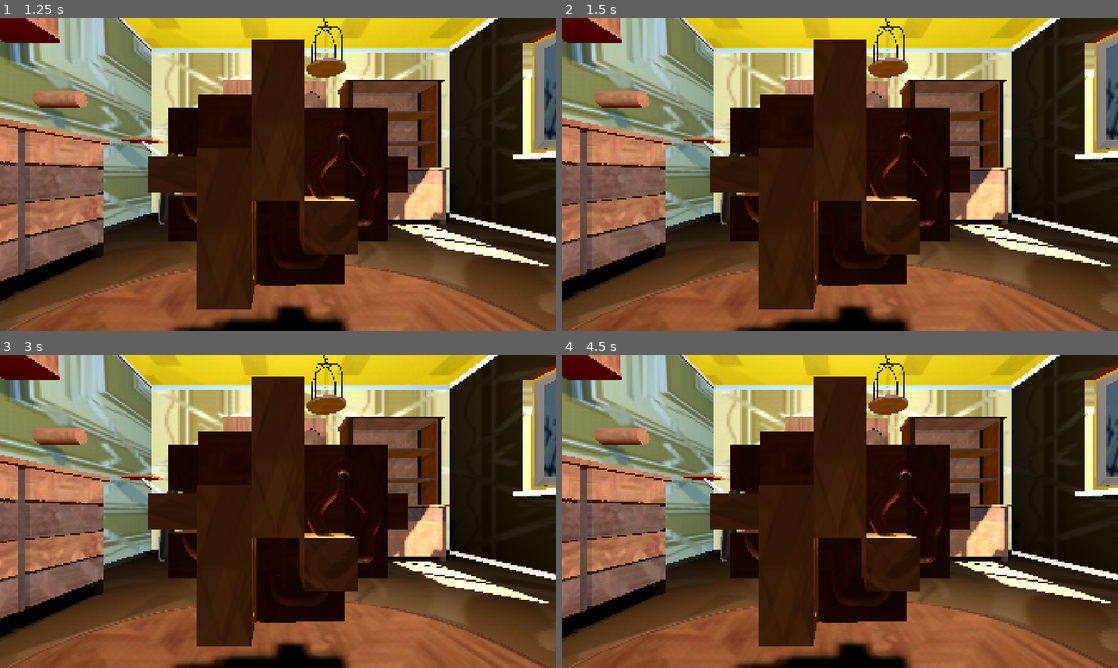
Above: before the commit, frames 1-4 (two rows, left to right).
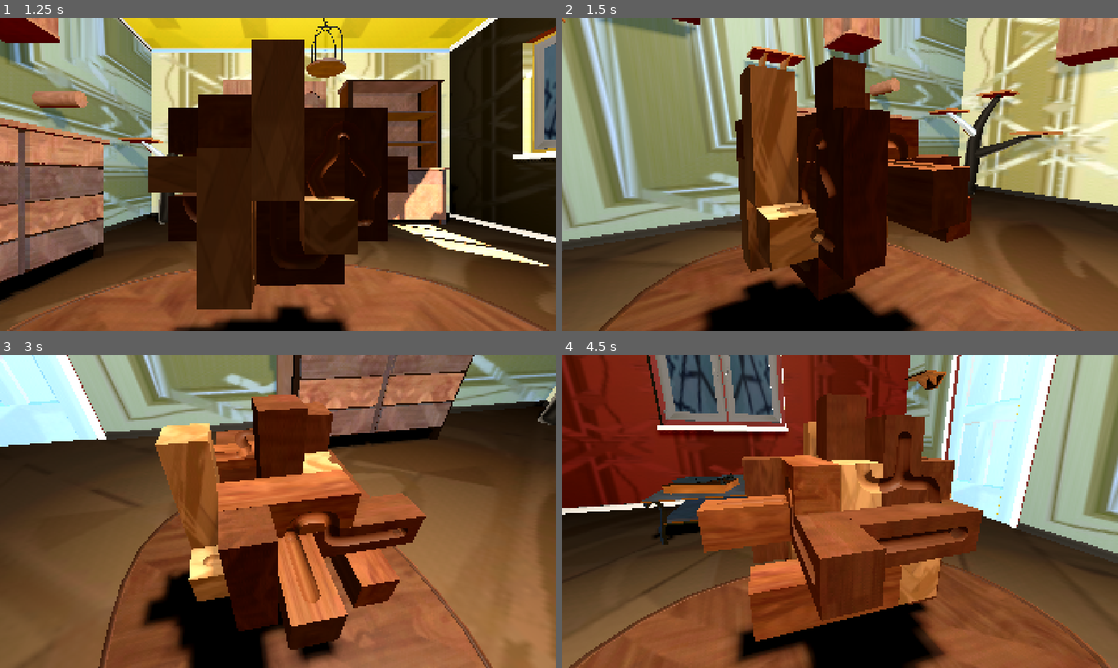
Above: after the commit, the same moments.

Repository: henpemaz/Marble-Maze
Game: Godot game, scene res://Game/Levels/game.tscn
The game is run twice, just before and just after one commit, with the same random seed, the same clock (stepped at 60 frames per second) and the same inputs. This scene is started directly instead of the project's main scene.
Inputs (mouse positions are in pixels of both pictures, inside the frame that each line leads up to):
- Up to frame 1 (1.25 s): tap Enter (ui_accept) at 0.5, 0.77 s; move the mouse to (400, 158) at 0.52 s; hold Right mouse button (pan_camera, bound only after the commit) from 0.53 s (still down); click (400, 158) at 0.8 s
- Up to frame 2 (1.5 s): tap Enter (ui_accept) at 1.25 s; move the mouse to (728, 190) at 1.27 s; release Right mouse button (pan_camera, bound only after the commit) at 1.28 s; click (728, 190) at 1.35 s
- Up to frame 3 (3 s): tap Enter (ui_accept) at 1.52, 2, 2.75 s; right-click (166, 527) at 1.55 s; move the mouse to (333, 442) at 2.02 s; hold Right mouse button (pan_camera, bound only after the commit) 2.03-2.78 s; click (333, 442) at 2.3 s; move the mouse to (250, 574) at 2.77 s; click (250, 574) at 2.85 s
- Up to frame 4 (4.5 s): tap Enter (ui_accept) at 3.02, 3.5, 3.77, 4.25 s; right-click (812, 574) at 3.05 s; move the mouse to (1006, 558) at 3.52 s; hold Right mouse button (pan_camera, bound only after the commit) 3.53-4.28 s; click (1006, 558) at 3.8 s; move the mouse to (673, 464) at 4.27 s; click (673, 464) at 4.35 s

Frame 1 is identical in both runs. In frame 2, 73% of the frame differs, in the area x 0-100%, y 0-100%; in frame 3, 84%; in frame 4, 88%.

Commit message:
Controls

Diff:
--- /dev/null
+++ b/marble-maze/Game/Levels/controls.gd
@@ -0,0 +1,33 @@
+extends Node3D
+
+@onready var puzzle: AnimatableBody3D = $Puzzle
+@onready var camera_pivot: Node3D = $CameraPivot
+
+@export var cam_speed := 0.02
+@export var puzzle_speed := 0.02
+
+@export_range(-90, 0, 0.1, "radians_as_degrees") var cam_pitch_min := 0.0
+@export_range(0, 90, 0.1, "radians_as_degrees") var cam_pitch_max := 0.0
+
+var puzzle_motion:Vector2
+var camera_motion:Vector2
+
+func _input(event: InputEvent) -> void:
+	if event is InputEventMouseMotion:
+		if Input.is_action_pressed("pan_camera"):
+			camera_motion -= event.screen_relative
+		if Input.is_action_pressed("pan_puzzle"):
+			puzzle_motion += event.screen_relative
+
+func _process(delta: float) -> void:
+	camera_pivot.rotation.x = clampf(camera_pivot.rotation.x + camera_motion.y * cam_speed, cam_pitch_min,cam_pitch_max)
+	camera_pivot.rotation.y += camera_motion.x * cam_speed
+	camera_motion = Vector2.ZERO
+
+func _physics_process(delta: float) -> void:
+	var change := Basis()
+	change = change.rotated(Vector3.RIGHT, puzzle_motion.y * puzzle_speed)
+	change = change.rotated(Vector3.UP, puzzle_motion.x * puzzle_speed)
+	change = camera_pivot.transform.basis * change * camera_pivot.transform.basis.inverse()
+	puzzle.transform.basis = change * puzzle.transform.basis
+	puzzle_motion = Vector2.ZERO
--- a/marble-maze/Game/Levels/game.tscn
+++ b/marble-maze/Game/Levels/game.tscn
@@ -3,6 +3,7 @@
 [ext_resource type="Script" uid="uid://cngd0s8xa651l" path="res://Game/Levels/game.gd" id="1_ejc32"]
 [ext_resource type="PackedScene" uid="uid://dnb3wx7gvo0lo" path="res://Game/Levels/environment.tscn" id="2_uio3x"]
 [ext_resource type="PackedScene" uid="uid://cv1oi67xgy7yt" path="res://Game/Levels/puzzle.tscn" id="3_uio3x"]
+[ext_resource type="Script" uid="uid://c7mdqsbx7qw2s" path="res://Game/Levels/controls.gd" id="4_mt08e"]
 [ext_resource type="LightmapGIData" uid="uid://dxvd1n8rt7l77" path="res://Game/Levels/game.lmbake" id="4_odbtj"]
 [ext_resource type="Script" uid="uid://cxyftya0q4lhn" path="res://addons/MenuTree/menu_tree.gd" id="5_jycte"]
 [ext_resource type="Script" uid="uid://bm66hhlsb7ib2" path="res://addons/MenuTree/navigation_button.gd" id="6_ev4ff"]
@@ -164,19 +165,23 @@
 
 [node name="house" parent="Gameplay" unique_id=1409814169 instance=ExtResource("2_uio3x")]
 
-[node name="Pivot" type="Node3D" parent="Gameplay" unique_id=29022451]
+[node name="Controls" type="Node3D" parent="Gameplay" unique_id=29022451]
 transform = Transform3D(1, 0, 0, 0, 1, 0, 0, 0, 1, -0.32842276, 0.62387425, 0.27413657)
-
-[node name="Puzzle" parent="Gameplay/Pivot" unique_id=1051238040 instance=ExtResource("3_uio3x")]
-
-[node name="Camera3D" type="Camera3D" parent="Gameplay/Pivot" unique_id=656062]
+script = ExtResource("4_mt08e")
+cam_speed = 0.003
+puzzle_speed = 0.003
+cam_pitch_min = -1.4049900478554354
+cam_pitch_max = 1.213003830136059
+
+[node name="Puzzle" parent="Gameplay/Controls" unique_id=1051238040 instance=ExtResource("3_uio3x")]
+
+[node name="CameraPivot" type="Node3D" parent="Gameplay/Controls" unique_id=1088660874]
+
+[node name="Camera3D" type="Camera3D" parent="Gameplay/Controls/CameraPivot" unique_id=656062]
 transform = Transform3D(1, 0, 0, 0, 1, 0, 0, 0, 1, 0, 0, 0.27887103)
 fov = 66.0
 near = 0.03
 far = 20.0
-
-[node name="LightmapProbe" type="LightmapProbe" parent="Gameplay/Pivot" unique_id=1739414398]
-visible = false
 
 [node name="Room" type="OmniLight3D" parent="Gameplay" unique_id=911252367]
 transform = Transform3D(1, 0, 0, 0, 1, 0, 0, 0, 1, -0.18189234, 2.0296369, -0.1325891)
@@ -206,6 +211,10 @@
 transform = Transform3D(7.485, 0, 0, 0, -3.2717975e-07, 7.485, 0, -7.485, -3.2717975e-07, 0, 4.042903, 0.87495255)
 mesh = SubResource("QuadMesh_uio3x")
 
+[node name="LightmapProbe" type="LightmapProbe" parent="Gameplay" unique_id=1739414398]
+transform = Transform3D(1, 0, 0, 0, 1, 0, 0, 0, 1, -0.32842276, 0.62387425, 0.27413657)
+visible = false
+
 [node name="UI" type="CanvasLayer" parent="." unique_id=363509072]
 layer = 3
 
--- a/marble-maze/project.godot
+++ b/marble-maze/project.godot
@@ -70,6 +70,16 @@
 , Object(InputEventJoypadButton,"resource_local_to_scene":false,"resource_name":"","device":-1,"button_index":1,"pressure":0.0,"pressed":true,"script":null)
 ]
 }
+pan_puzzle={
+"deadzone": 0.2,
+"events": [Object(InputEventMouseButton,"resource_local_to_scene":false,"resource_name":"","device":-1,"window_id":0,"alt_pressed":false,"shift_pressed":false,"ctrl_pressed":false,"meta_pressed":false,"button_mask":0,"position":Vector2(0, 0),"global_position":Vector2(0, 0),"factor":1.0,"button_index":1,"canceled":false,"pressed":false,"double_click":false,"script":null)
+]
+}
+pan_camera={
+"deadzone": 0.2,
+"events": [Object(InputEventMouseButton,"resource_local_to_scene":false,"resource_name":"","device":-1,"window_id":0,"alt_pressed":false,"shift_pressed":false,"ctrl_pressed":false,"meta_pressed":false,"button_mask":0,"position":Vector2(0, 0),"global_position":Vector2(0, 0),"factor":1.0,"button_index":2,"canceled":false,"pressed":false,"double_click":false,"script":null)
+]
+}
 
 [physics]
 
Not shown, added: marble-maze/Game/Levels/controls.gd.uid
